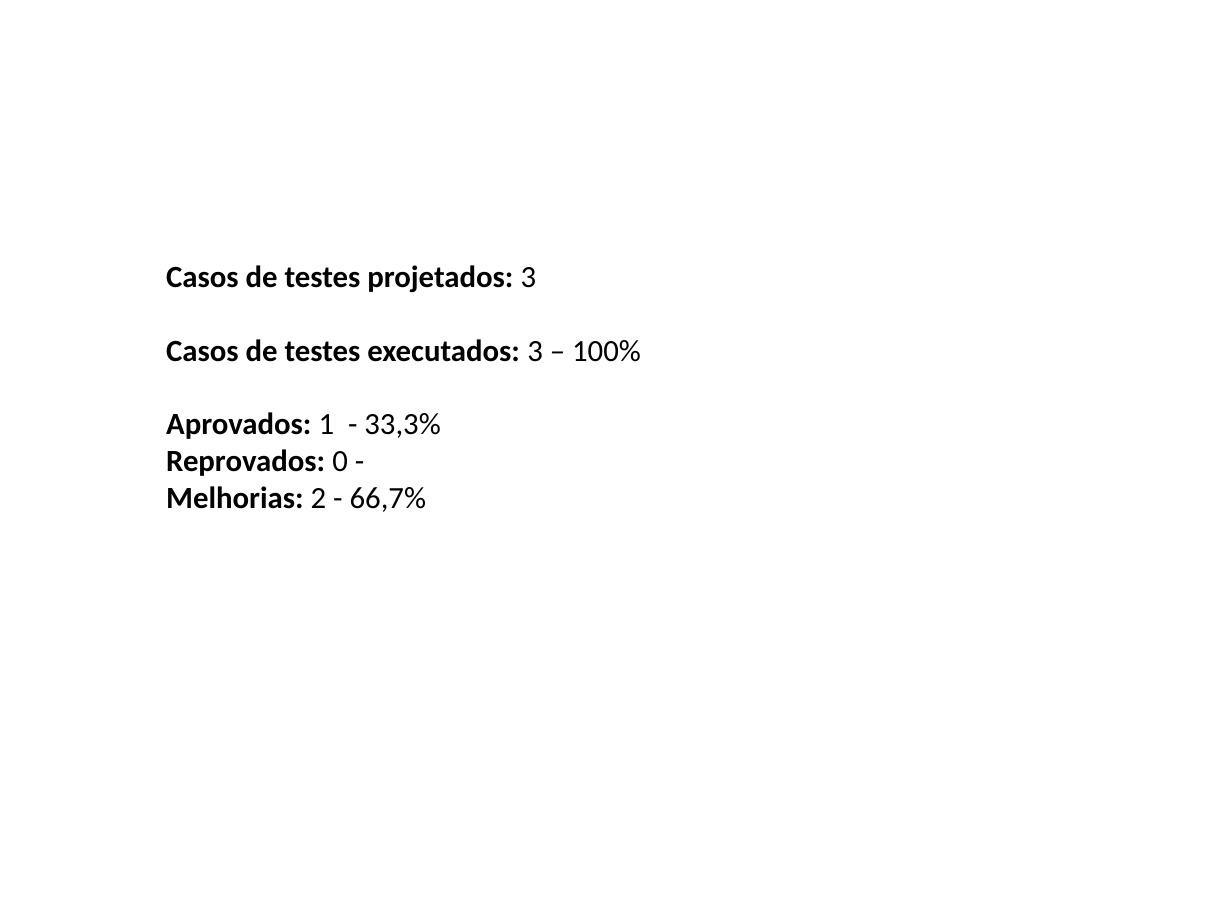
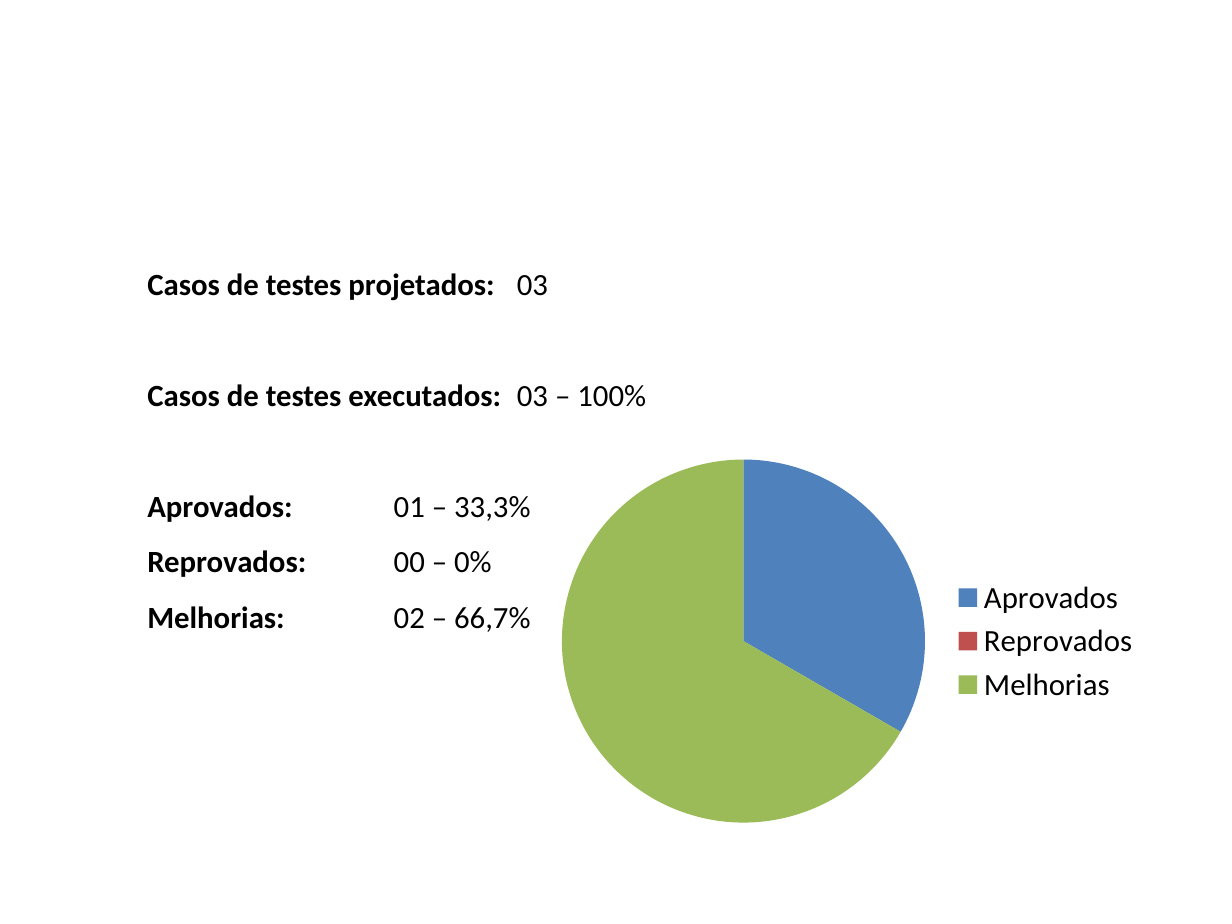
Before and after one commit to JoaoMarc0s/ProjetoTCS, a slide deck: slide 8 of Avaliação de testes.pptx. Drawn at 1232x924 pixels with LibreOffice and Linux fonts; fonts in the diff are those of the drawing; background and template pictures are left out. Boxes give left, top, right and bottom in pixels: in the first picture for what was removed or moved away, otherwise in the second. Text is boxed around its words. In the diff, an @@ line names an element or a change of style, - is before the commit and + after.

Commit message:
att av
Atualização de av. testes

```diff
--- a/Avaliação de testes.pptx
+++ b/Avaliação de testes.pptx
@@ text at bbox=[147, 273, 646, 632]: text changed @@
-Casos de testes projetados: 3
-Casos de testes executados: 3 – 100%
-Aprovados: 1 - 33,3%
-Reprovados: 0 -
-Melhorias: 2 - 66,7%
+Casos de testes projetados: 03
+Casos de testes executados: 03 – 100%
+Aprovados: 01 – 33,3%
+Reprovados: 00 – 0%
+Melhorias: 02 – 66,7%
@@ pie chart added at bbox=[538, 442, 1153, 839] @@
+categories: Aprovados, Reprovados, Melhorias
+Series 1: 33, 0, 67
```
Also in this commit, not shown: 7 other slides changed, 2 slides added.
